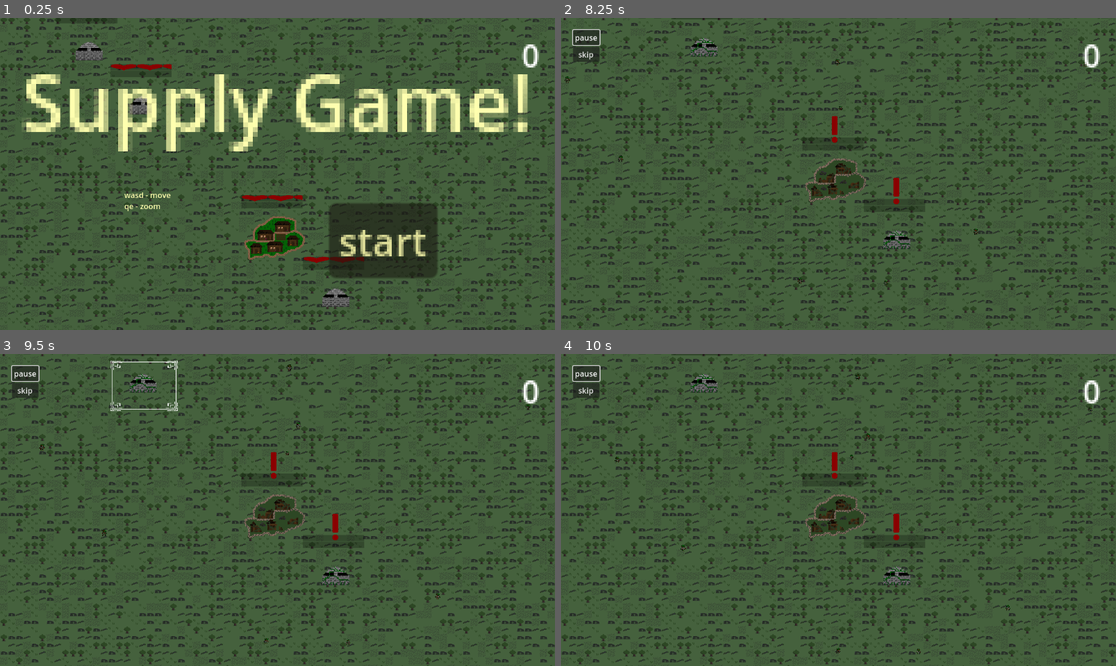
Above: before the commit, frames 1-4 (two rows, left to right).
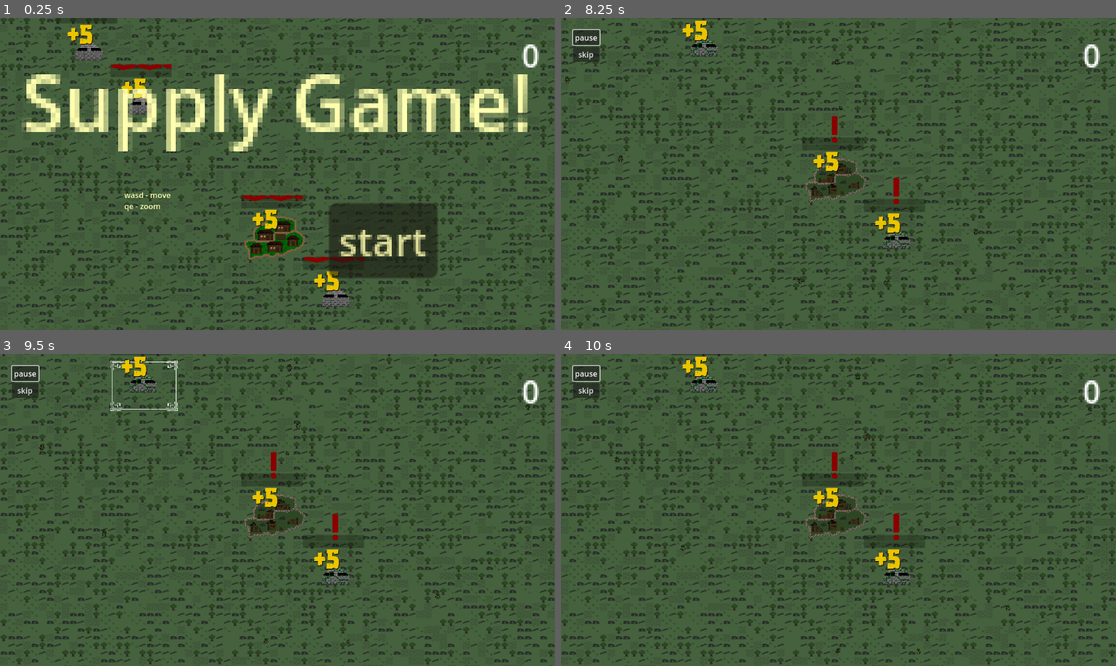
Above: after the commit, the same moments.

Repository: lewis785/ludum-dare-53
Game: Godot game, scene res://scenes/main.tscn
The game is run twice, just before and just after one commit, with the same random seed, the same clock (stepped at 60 frames per second) and the same inputs.
Inputs (mouse positions are in pixels of both pictures, inside the frame that each line leads up to):
- Up to frame 1 (0.25 s): no input
- Up to frame 2 (8.25 s): click "start" at 0.5 s; click "skip" at 1.25 s; click "slow" at 2 s; click "skip" at 2.75 s; click "slow" at 3.5 s; click "skip" at 4.25 s; click "slow" at 5 s; click "pause" at 5.75 s; click "paused" at 6.5 s; move the mouse to (832, 236) at 7.27 s; press the mouse at (832, 236) at 7.28 s; move the mouse to (899, 298) at 8.02 s; release the mouse at (899, 298) at 8.03 s; tap S (camera_down) at 8.1 s; click (899, 298) at 8.17 s
- Up to frame 3 (9.5 s): move the mouse to (144, 382) at 8.77 s; hold A (camera_left) from 8.78 s (still down); click (144, 382) at 8.92 s
- Up to frame 4 (10 s): move the mouse to (810, 572) at 9.52 s; release A (camera_left) at 9.53 s; tap D (camera_right) at 9.6 s; click (810, 572) at 9.67 s

The runs differ from the first frame. In frame 1, 0.7% of the frame differs, in the area x 12-62%, y 2-88%; in frame 2, 0.6%; in frame 3, 0.6%; in frame 4, 0.6%.

Commit message:
feat: score popup

Diff:
--- a/scenes/structure/structure.gd
+++ b/scenes/structure/structure.gd
@@ -218,6 +218,13 @@
 	health = temp_health
 
 
+
+func popup_score(score_value):
+	$Score.text = "+"+str(score_value)
+	$Score.show()
+	await get_tree().create_timer(2.0).timeout
+	$Score.hide()
+
 func _on_structure_area_2d_body_entered(body):
 	if body.name.contains('SupplyTruck'):
 		unload_truck(body)
@@ -262,5 +269,6 @@
 
 func _on_score_timer_timeout():
 	if !is_tower && $SupplyStore.has_required_supplies(supplies_consumption):
+		popup_score(20)
 		consume_supplies(supplies_consumption)
 		signal_bus.emit_signal("score_update", 20)
--- a/scenes/structure/structure.tscn
+++ b/scenes/structure/structure.tscn
@@ -13,6 +13,7 @@
 [ext_resource type="PackedScene" uid="uid://dws8yrkuha0xn" path="res://scenes/status_bar/status_bar.tscn" id="10_srmwv"]
 [ext_resource type="Texture2D" uid="uid://c88nwnkcbc10f" path="res://assets/projectile/single_bullet.png" id="11_flws3"]
 [ext_resource type="Texture2D" uid="uid://d06f6hwb5nlx5" path="res://assets/exclamation.png" id="11_il31b"]
+[ext_resource type="FontFile" uid="uid://d0nym5e6k1aje" path="res://fonts/dreadringer.ttf" id="14_mf8xy"]
 
 [sub_resource type="RectangleShape2D" id="RectangleShape2D_0drnf"]
 size = Vector2(90, 88)
@@ -196,6 +197,18 @@
 position = Vector2(0, -103)
 texture = ExtResource("11_il31b")
 
+[node name="Score" type="Label" parent="."]
+offset_left = -45.0
+offset_top = -66.0
+offset_right = 10.0
+offset_bottom = -1.0
+theme_override_colors/font_color = Color(0.921569, 0.768627, 0, 1)
+theme_override_colors/font_shadow_color = Color(0, 0, 0, 1)
+theme_override_colors/font_outline_color = Color(0, 0, 0, 1)
+theme_override_fonts/font = ExtResource("14_mf8xy")
+theme_override_font_sizes/font_size = 60
+text = "+5"
+
 [connection signal="body_entered" from="StructureArea2D" to="." method="_on_structure_area_2d_body_entered"]
 [connection signal="body_exited" from="StructureArea2D" to="." method="_on_structure_area_2d_body_exited"]
 [connection signal="input_event" from="StructureArea2D" to="." method="_on_structure_area_2d_input_event"]
Not shown: 1 places in scenes/structure/structure.tscn that only renumber resources
